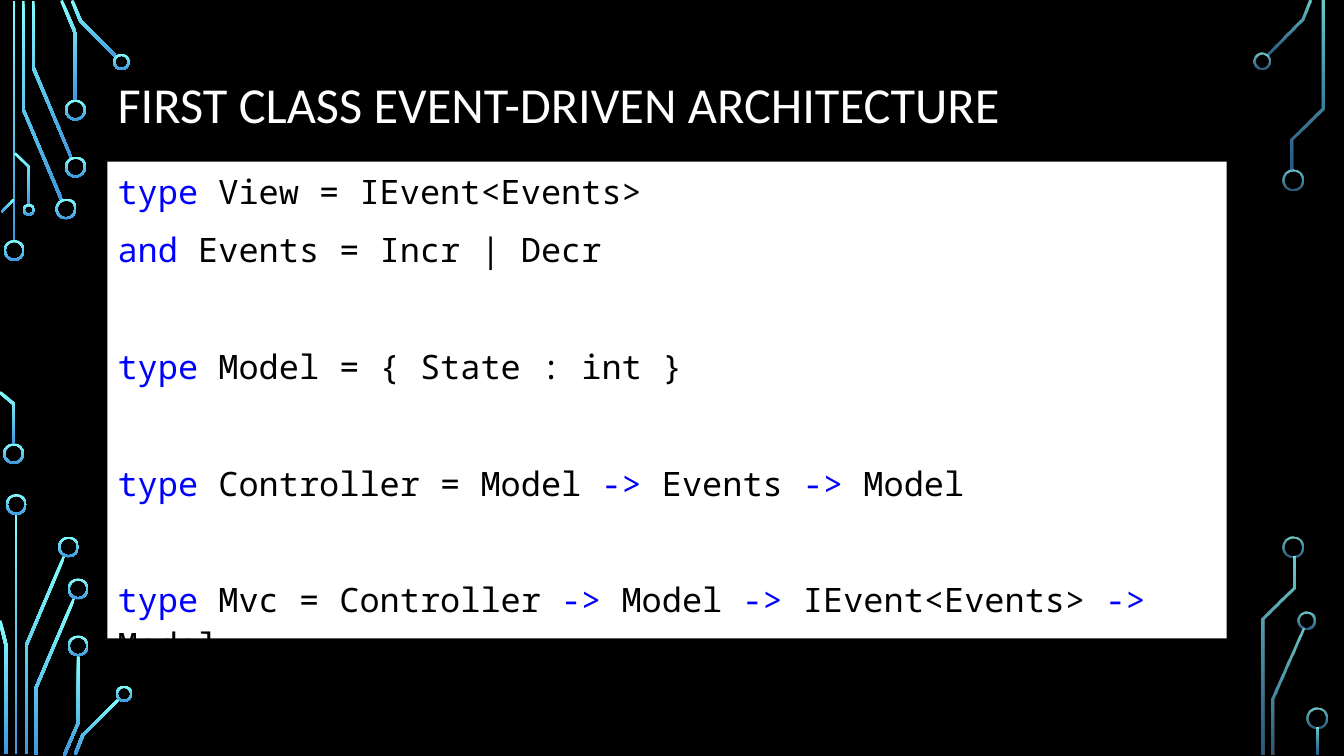
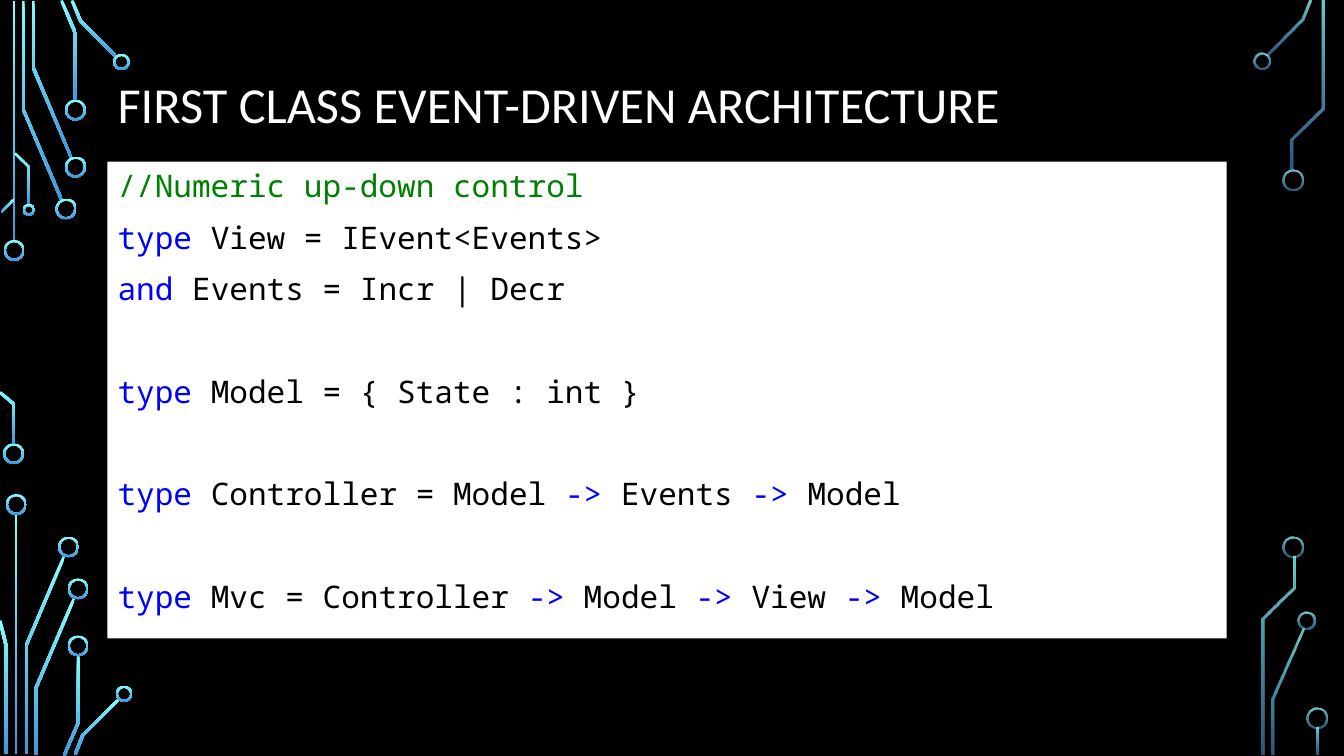
Before and after one commit to dmitry-a-morozov/fsharp-wpf-mvc-series, a slide deck: slide 5 of DC Meetup.2013-12-05.pptx (slide 4 before the commit). Drawn at 1344x756 pixels with LibreOffice and Linux fonts; fonts in the diff are those of the drawing; background and template pictures are left out. Boxes give left, top, right and bottom in pixels: in the first picture for what was removed or moved away, otherwise in the second. Text is boxed around its words. In the diff, an @@ line names an element or a change of style, - is before the commit and + after.

```diff
--- a/DC Meetup.2013-12-05.pptx
+++ b/DC Meetup.2013-12-05.pptx
@@ text at <box>118,173,583,205</box>: paragraph added @@
+//Numeric up-down control
@@ text at <box>118,225,901,513</box>: size 24 to 22.2 pt in "type View = IEvent<Events>", "and Events = Incr | Decr", "type Model = { State : int ...", "type Controller = Model -> Events -> ..."; line spacing 1.1 to 1 @@
@@ text at <box>118,584,994,616</box>: text changed; size 24 to 22.2 pt @@
-type Mvc = Controller -> Model -> IEvent<Events> -> Model
+type Mvc = Controller -> Model -> View -> Model
```
Also in this commit, not shown: 1 other slide changed, 4 slides added, 23 other files.
